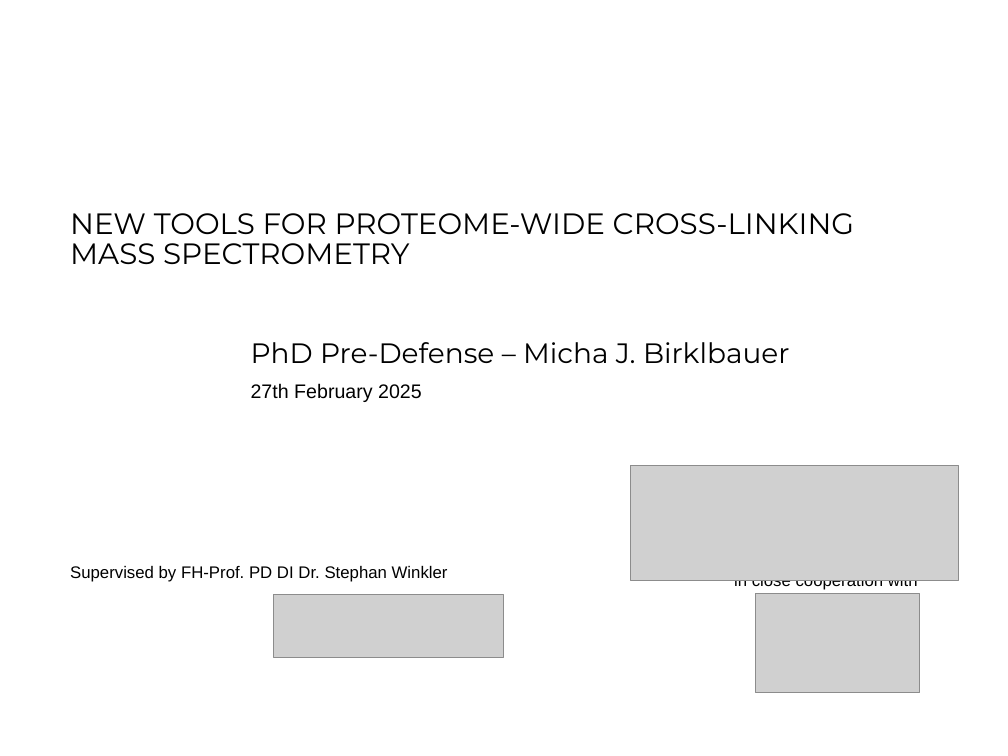
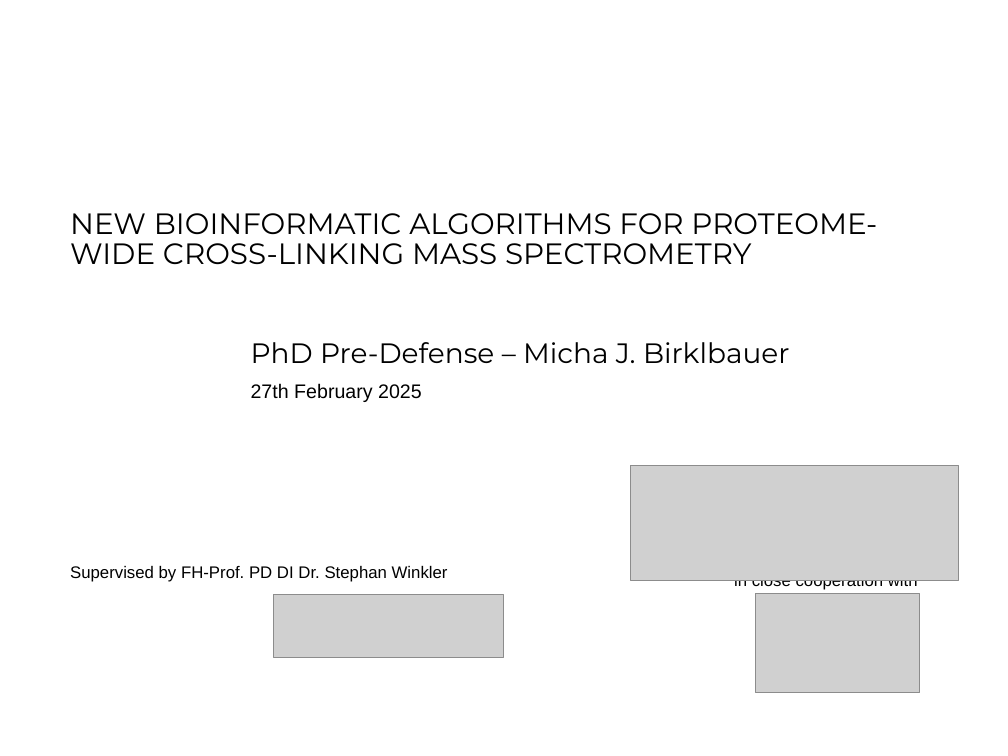
Before and after one commit to michabirklbauer/dissertation, a slide deck: slide 1 of pre-defense/presentation/Pre-defense.pptx. Drawn at 1008x756 pixels with LibreOffice and Linux fonts; fonts in the diff are those of the drawing; grey boxes stand for pictures; background and template pictures are left out. Boxes give left, top, right and bottom in pixels: in the first picture for what was removed or moved away, otherwise in the second. Text is boxed around its words. In the diff, an @@ line names an element or a change of style, - is before the commit and + after.

Commit message:
update presentation

```diff
--- a/pre-defense/presentation/Pre-defense.pptx
+++ b/pre-defense/presentation/Pre-defense.pptx
@@ title at box(70, 213, 877, 264): text changed @@
-NEW TOOLS FOR PROTEOME-WIDE CROSS-LINKING MASS SPECTROMETRY
+NEW BIOINFORMATIC ALGORITHMS FOR PROTEOME-WIDE CROSS-LINKING MASS SPECTROMETRY
```
Also in this commit, not shown: 1 other file.
